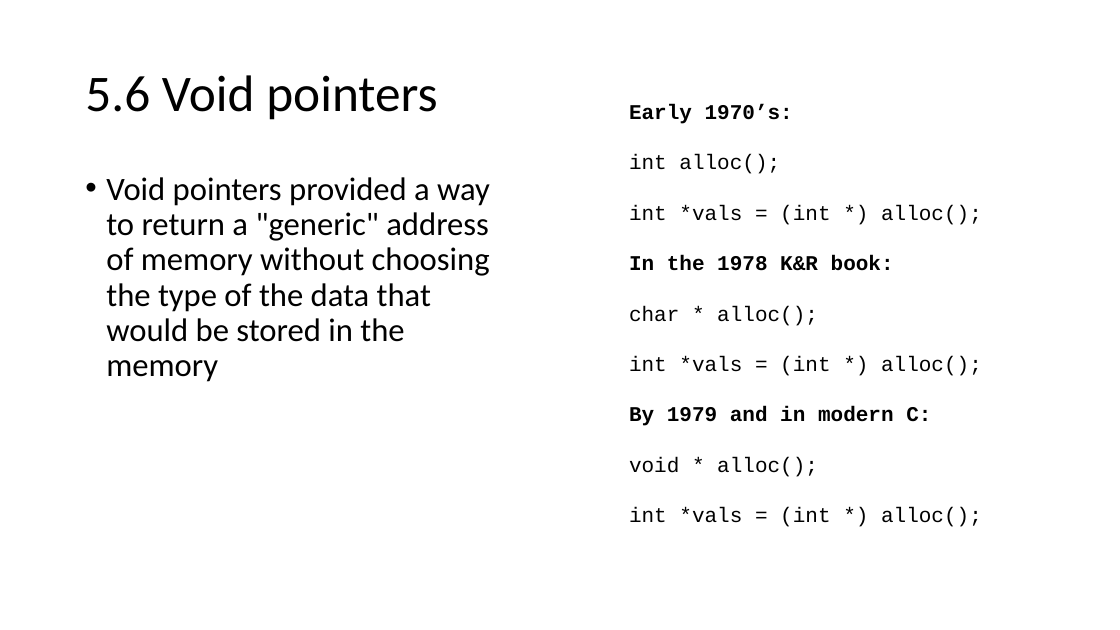
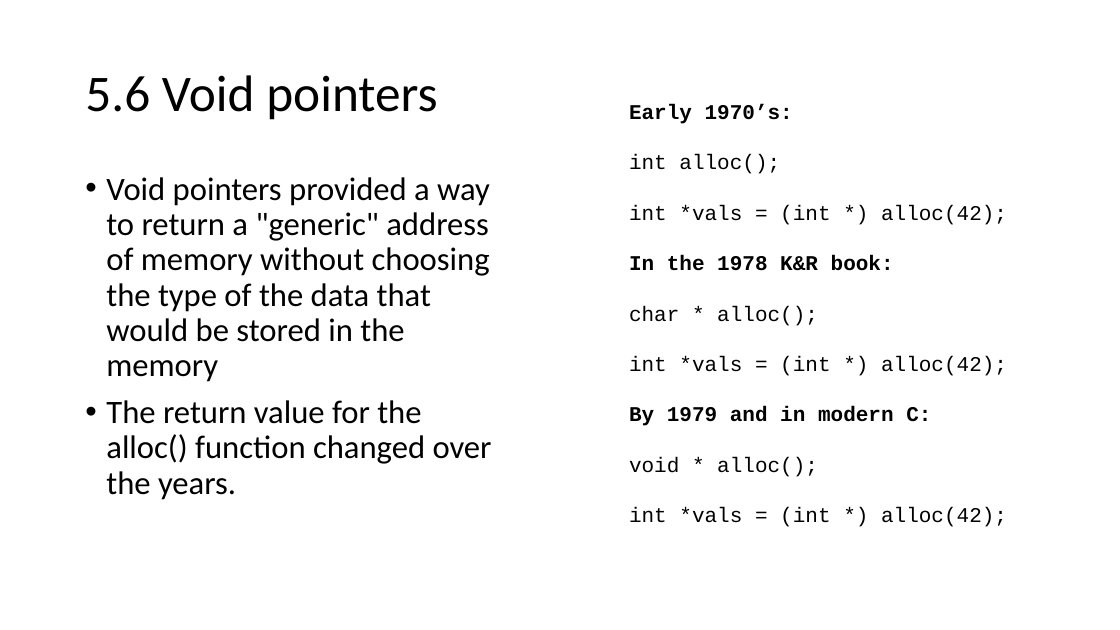
Before and after one commit to csev/cc4e, a slide deck: slide 9 of lectures/KR-5.pptx. Drawn at 1120x630 pixels with LibreOffice and Linux fonts; fonts in the diff are those of the drawing. Boxes give left, top, right and bottom in pixels: in the first picture for what was removed or moved away, otherwise in the second. Text is boxed around its words. In the diff, an @@ line names an element or a change of style, - is before the commit and + after.

```diff
--- a/lectures/KR-5.pptx
+++ b/lectures/KR-5.pptx
@@ text at (x1=629, y1=205, x2=1007, y2=225): text changed @@
-int *vals = (int *) alloc();
+int *vals = (int *) alloc(42);
@@ text at (x1=629, y1=356, x2=1007, y2=376): text changed @@
-int *vals = (int *) alloc();
+int *vals = (int *) alloc(42);
@@ text at (x1=106, y1=400, x2=492, y2=500): paragraph added @@
+• The return value for the alloc() function changed over the years.
@@ text at (x1=629, y1=507, x2=1007, y2=527): text changed @@
-int *vals = (int *) alloc();
+int *vals = (int *) alloc(42);
```
Also in this commit, not shown: 1 other file.
